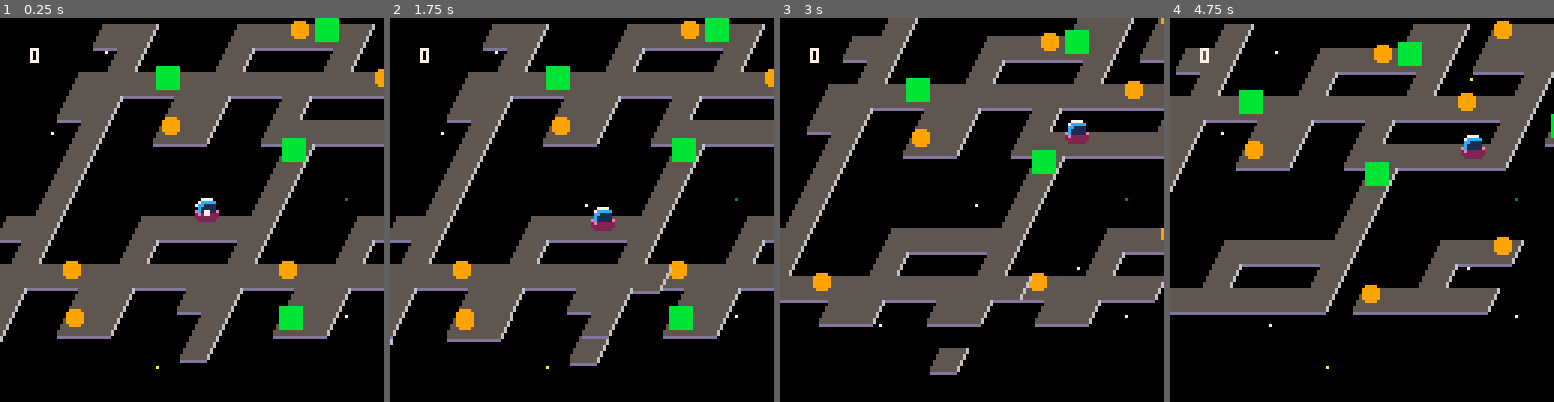
Above: before the commit, frames 1-4 (left to right).
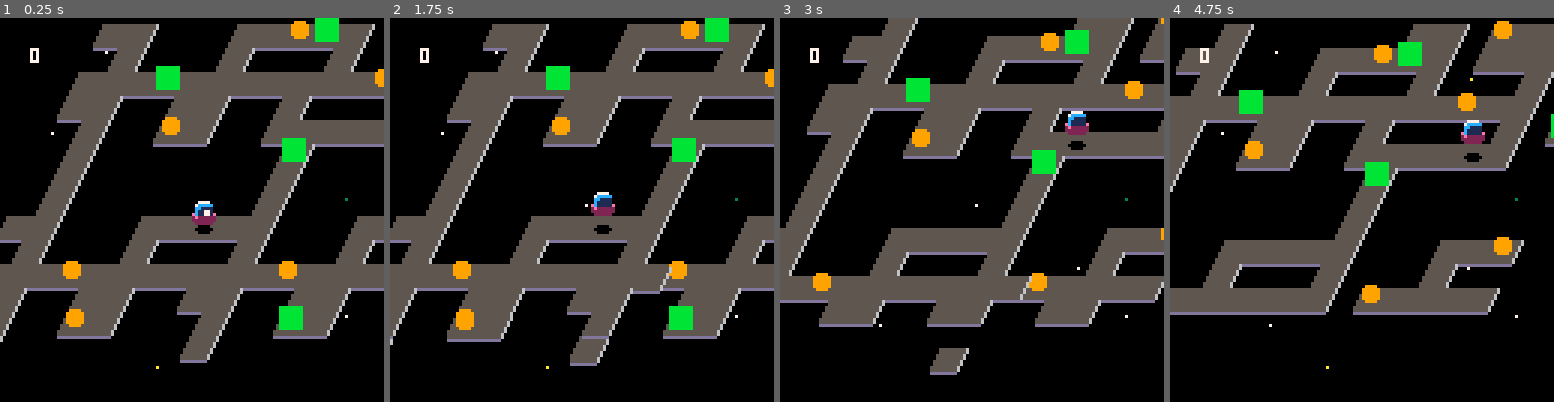
Above: after the commit, the same moments.

Repository: t-mw/superstar
Game: PICO-8 cartridge ld43.p8
Two runs of this game, one before a commit and one after it. Both use one fixed random seed, a clock stepped at 60 frames per second and the inputs below.
Inputs:
- Up to frame 1 (0.25 s): no input
- Up to frame 2 (1.75 s): tap X (X key) at 0.33, 1.07 s; tap O (Z key) at 0.7, 1.7 s; hold Right from 1.6 s (still down)
- Up to frame 3 (3 s): tap X (X key) at 1.85, 2.97 s; release Right at 2.1 s; tap O (Z key) at 2.1, 2.5, 2.9 s; hold Up 2.15-2.42 s; hold Right from 2.47 s (still down)
- Up to frame 4 (4.75 s): release Right at 3.03 s; hold Left 3.08-3.58 s; tap O (Z key) every 0.4 s from 3.3 to 4.5 s; hold Down 3.63-3.97 s; hold Right 4.02-4.68 s; tap X (X key) at 4.08 s; hold Up from 4.73 s (still down)

The runs differ from the first frame. In frame 1, 0.3% of the frame differs, in the area x 50-58%, y 46-57%; in frame 2, 0.6%, in the area x 52-59%, y 45-57%; in frame 3, 0.5%; in frame 4, 0.6%.

Commit message:
Draw shadow

Diff:
--- a/ld43.p8
+++ b/ld43.p8
@@ -547,16 +547,26 @@
       local ty = lerp(ty0, pos.ty, move_frac)
 
       if i == 1 then
+         local is_game_over = state.game_over_time >= 0
+
+         local float_frac = 0.5 * (1 + sin(state.time / 30))
+
          local w, h = 1, 1
-         if state.game_over_time >= 0 then
-            local frac = max(0, 1 - (state.time - state.game_over_time) / 10)
-            w = frac
-            h = frac
-         end
-
-         draw_tile_sprite(tx, ty - 0.2 + 0.2 * sin(state.time / 30), 3, w, h)
-
-         if state.game_over_time >= 0 then
+         if is_game_over then
+            local fall_frac = max(0, 1 - (state.time - state.game_over_time) / 10)
+            w = fall_frac
+            h = fall_frac
+         else
+            -- draw shadow
+            palt(7, true)
+            palt(0, false)
+            draw_tile_sprite(tx, ty, 34)
+            palt()
+         end
+
+         draw_tile_sprite(tx, ty, 3, w, h, 0, -2 - float_frac * 4)
+
+         if is_game_over then
             break
          end
       else
@@ -619,14 +629,14 @@
 00000000000000000000000000000000000000000000000000000700000007000000000000000000000000000000000000000000000000000000000000000000
 00000000000000000700000000000000000000000000000000000070000000700000007000000000000000000000000000000000000000000000000000000000
 00000000000000000000000000000000000000000000000000000000000000000000000000000000000000000000000000000000000000000000000000000000
-00055555555560000000000000000000000000000000000000000000000000000000000000000000000000000000000000000000000000000000000000000000
-00055555555560000000000000000000000000000000000000000000000000000000000000000000000000000000000000000000000000000000000000000000
-00555555555600000000000000000000000000000000000000000000000000000000000000000000000000000000000000000000000000000000000000000000
-00555555555600000000000000000000000000000000000000000000000000000000000000000000000000000000000000000000000000000000000000000000
-05555555556000000000000000000000000000000000000000000000000000000000000000000000000000000000000000000000000000000000000000000000
-05555555556000000000000000000000000000000000000000000000000000000000000000000000000000000000000000000000000000000000000000000000
-55555555560000000000000000000000000000000000000000000000000000000000000000000000000000000000000000000000000000000000000000000000
-55555555560000000000000000000000000000000000000000000000000000000000000000000000000000000000000000000000000000000000000000000000
+00055555555560007777777700000000000000000000000000000000000000000000000000000000000000000000000000000000000000000000000000000000
+00055555555560007777777700000000000000000000000000000000000000000000000000000000000000000000000000000000000000000000000000000000
+00555555555600007777777700000000000000000000000000000000000000000000000000000000000000000000000000000000000000000000000000000000
+00555555555600007777777700000000000000000000000000000000000000000000000000000000000000000000000000000000000000000000000000000000
+05555555556000007777777700000000000000000000000000000000000000000000000000000000000000000000000000000000000000000000000000000000
+05555555556000007700007700000000000000000000000000000000000000000000000000000000000000000000000000000000000000000000000000000000
+55555555560000007000000700000000000000000000000000000000000000000000000000000000000000000000000000000000000000000000000000000000
+55555555560000007700007700000000000000000000000000000000000000000000000000000000000000000000000000000000000000000000000000000000
 ddddddddd00000000000000000000000000000000000000000000000000000000000000000000000000000000000000000000000000000000000000000000000
 __map__
 0101000000000000000100000000000000000000000000000000001100000000000000000000000000000000000000000000000000000000000000000000000000000000000000000000000000000000000000000000000000000000000000000000000000000000000000000000000000000000000000000000000000000000
